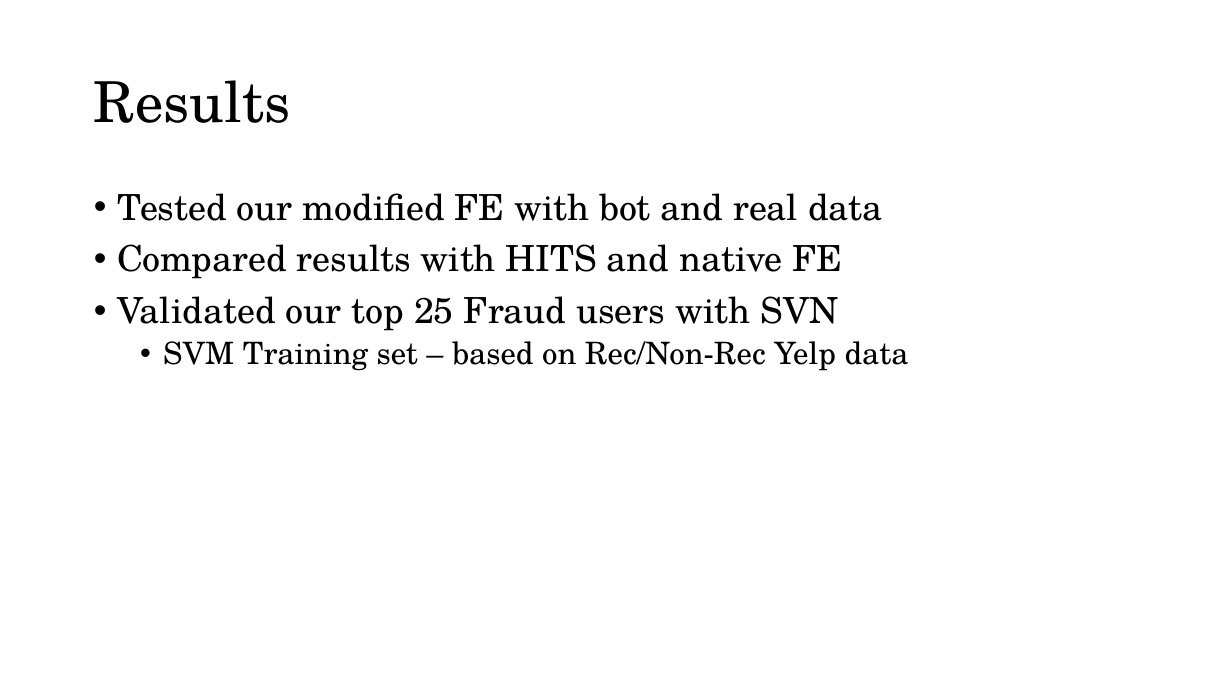
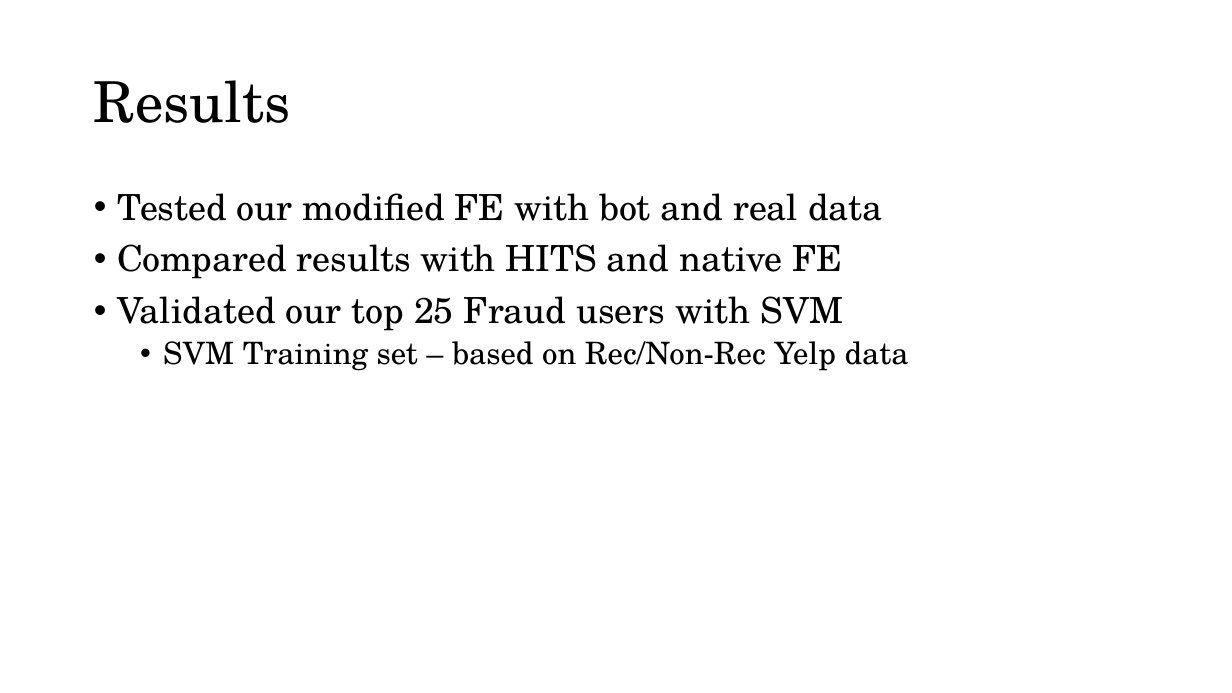
Before and after one commit to rkumar2468/Mining, a slide deck: slide 10 of Documents/Presentation/Course591-Final-Presentation.pptx (slide 12 before the commit). Drawn at 1232x693 pixels with LibreOffice and Linux fonts; fonts in the diff are those of the drawing. Boxes give left, top, right and bottom in pixels: in the first picture for what was removed or moved away, otherwise in the second. Text is boxed around its words. In the diff, an @@ line names an element or a change of style, - is before the commit and + after.

```diff
--- a/Documents/Presentation/Course591-Final-Presentation.pptx
+++ b/Documents/Presentation/Course591-Final-Presentation.pptx
@@ text at (x1=117, y1=296, x2=843, y2=331): text changed @@
-• Validated our top 25 Fraud users with SVN
+• Validated our top 25 Fraud users with SVM
```
Also in this commit, not shown: 6 other slides changed, 3 slides removed.
